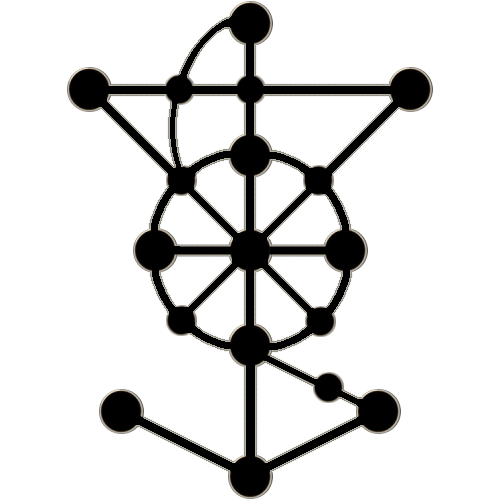
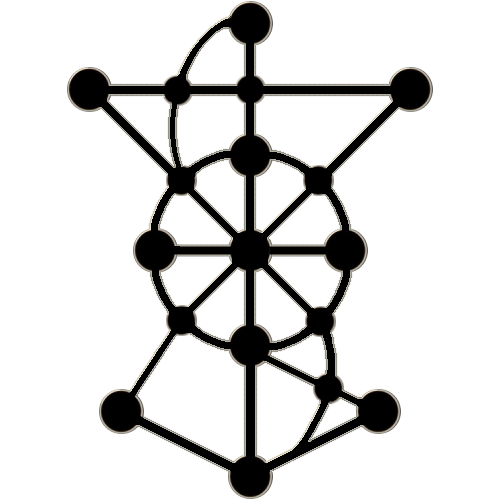
Comparing the layer stacks of the two 500 x 500 images. Changes:
painted on "Paths" over [left=128, top=13, right=392, bottom=470]
painted on "Spheres" over [left=162, top=74, right=344, bottom=404]
